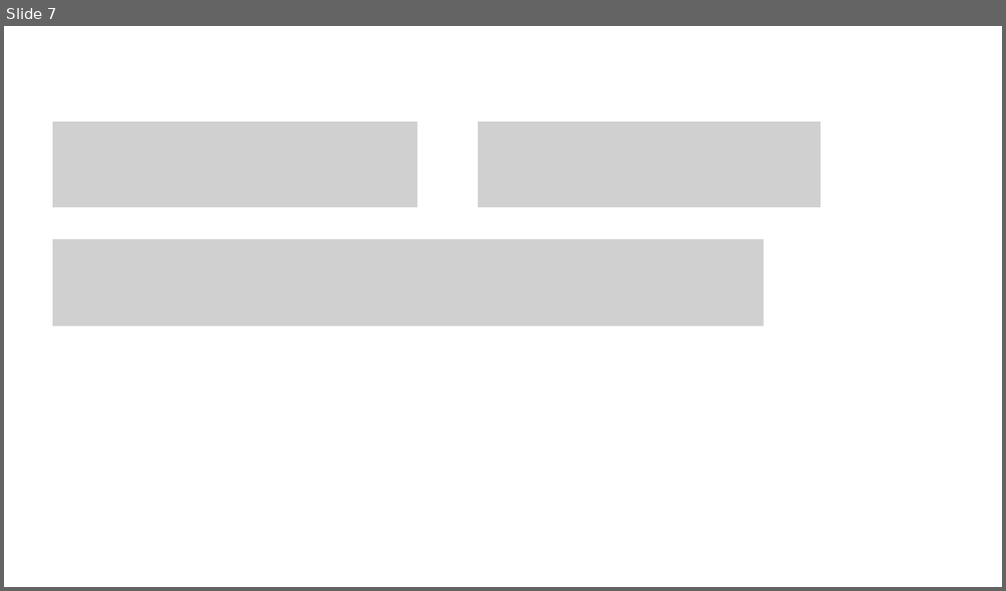
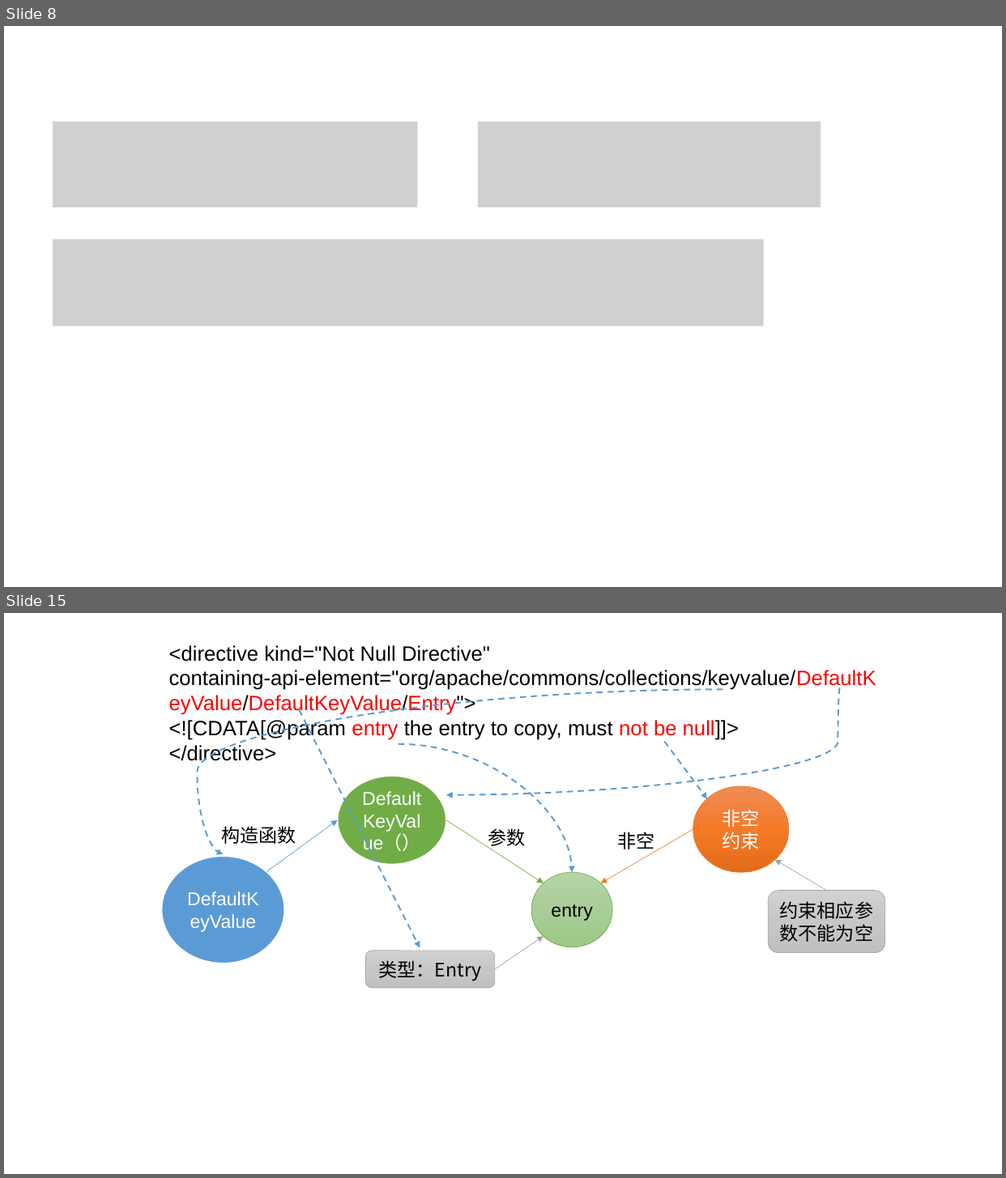
Before and after one commit to zk467701860/SKnowledgeGraph, a slide deck: directive_classification/毕业论文/图片/新建 Microsoft PowerPoint 演示文稿.pptx. Shown one above the other, each under a label of ours: slide 7 before the commit, slides 8 and 15 after it; the slides between them are not shown. The pictures are 1006x591 and 1006x1178 pixels, drawn with LibreOffice and Linux fonts; fonts in the diff are those of the drawing; grey boxes stand for pictures. Boxes give left, top, right and bottom in pixels: in the first picture for what was removed or moved away, otherwise in the second. Text is boxed around its words. In the diff, an @@ line names an element or a change of style, - is before the commit and + after.

```diff
--- a/directive_classification/毕业论文/图片/新建 Microsoft PowerPoint 演示文稿.pptx
+++ b/directive_classification/毕业论文/图片/新建 Microsoft PowerPoint 演示文稿.pptx
@@ slide 15 added at (4, 613, 1002, 1174), background #FFFFFF @@
@@ text added at (169, 645, 876, 763), 20 pt, text #000000 @@
+<directive kind="Not Null Directive" containing-api-element="org/apache/commons/collections/keyvalue/DefaultKeyValue/DefaultKeyValue/Entry">
+<![CDATA[@param entry the entry to copy, must not be null]]>
+</directive>
@@ curved arrow added from (722, 689) to (224, 855), #5B9BD5 1.5 pt dashed @@
@@ curved arrow added from (840, 688) to (446, 795), #5B9BD5 1.5 pt dashed @@
@@ arrow added from (299, 710) to (420, 948), #5B9BD5 1.5 pt dashed @@
@@ curved arrow added from (398, 744) to (572, 873), #5B9BD5 1.5 pt dashed @@
@@ arrow added from (664, 742) to (707, 798), #5B9BD5 1.5 pt dashed @@
@@ ellipse added at (337, 776, 445, 865), fill #70AD47, outline #FFFFFF 1.5 pt, 18 pt, text #FFFFFF @@
+DefaultKeyValue（）
@@ ellipse added at (693, 786, 790, 872), fill gradient #F18C57 to #F67B28 to #E56C19, outline #ED7D31 0.5 pt, 18 pt, text #FFFFFF @@
+非空约束
@@ text added at (221, 826, 296, 844), 18 pt, text #000000 @@
+构造函数
@@ arrow added from (266, 872) to (337, 820), #5B9BD5 0.5 pt @@
@@ arrow added from (446, 820) to (543, 884), #70AD47 0.5 pt @@
@@ text added at (488, 828, 525, 849), 18 pt, text #000000 @@
+参数
@@ arrow added from (693, 829) to (601, 884), #ED7D31 0.5 pt @@
@@ text added at (617, 832, 654, 853), 18 pt, text #000000 @@
+非空
@@ ellipse added at (161, 856, 285, 964), fill #5B9BD5, outline #FFFFFF 1.5 pt, 18 pt, text #FFFFFF @@
+DefaultKeyValue
@@ ellipse added at (532, 873, 612, 948), fill gradient #B5D5A7 to #AACE9A to #9CC987, outline #70AD47 0.5 pt, 18 pt, text #000000 @@
+entry
@@ arrow added from (827, 891) to (775, 860), #A5A5A5 0.5 pt @@
@@ rounded rectangle added at (769, 891, 885, 953), fill gradient #D2D2D2 to #C8C8C8 to #C0C0C0, outline #A5A5A5 0.5 pt, 18 pt, text #000000 @@
+约束相应参数不能为空
@@ rounded rectangle added at (365, 951, 495, 988), fill gradient #D2D2D2 to #C8C8C8 to #C0C0C0, outline #A5A5A5 0.5 pt, 18 pt, text #000000 @@
+类型：Entry
@@ arrow added from (495, 969) to (543, 936), #A5A5A5 0.5 pt @@
@@ what was slide 7 is now slide 8 @@
```
Also in this commit, not shown: 2 slides changed, 14 other slides added, 37 other files.
